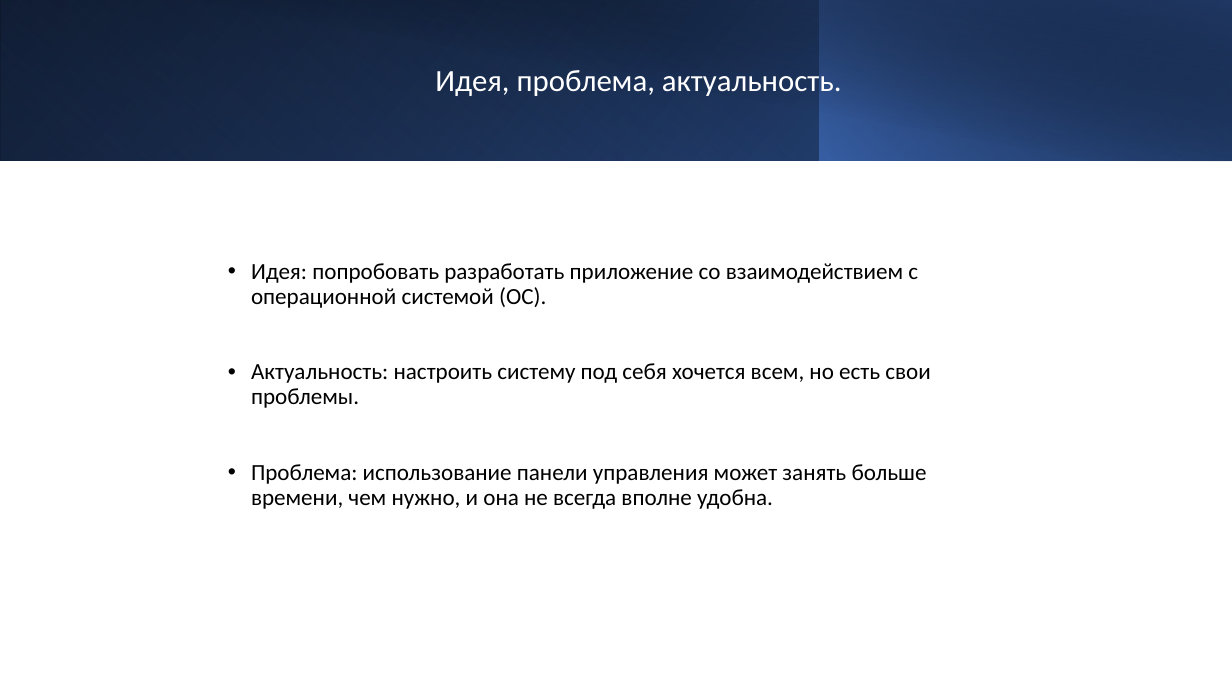
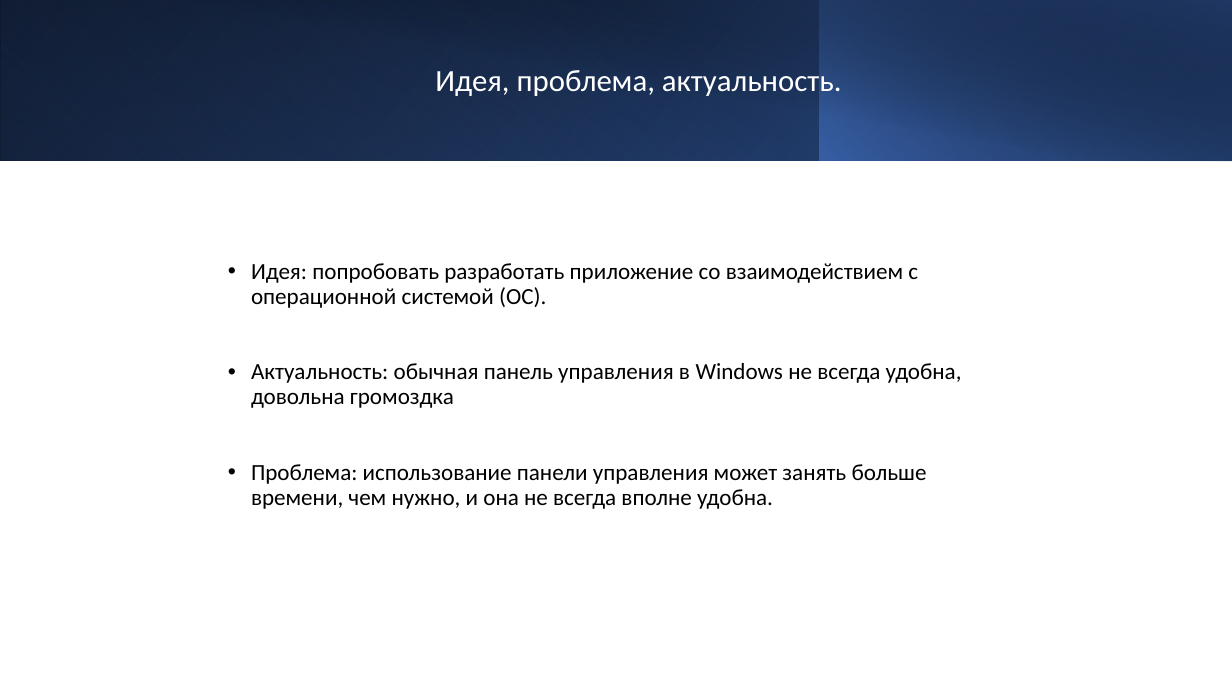
Before and after one commit to mosheadd/WinAPI_PRoject, a slide deck: slide 2 of Презентация.pptx. Drawn at 1232x693 pixels with LibreOffice and Linux fonts; fonts in the diff are those of the drawing. Boxes give left, top, right and bottom in pixels: in the first picture for what was removed or moved away, otherwise in the second. Text is boxed around its words. In the diff, an @@ line names an element or a change of style, - is before the commit and + after.

```diff
--- a/Презентация.pptx
+++ b/Презентация.pptx
@@ text at <box>251,363,962,408</box>: text changed @@
-• Актуальность: настроить систему под себя хочется всем, но есть свои проблемы.
+• Актуальность: обычная панель управления в Windows не всегда удобна, довольна громоздка
```
Also in this commit, not shown: 2 other slides changed, 2 slides added, 1 slide removed, 9 other files.
